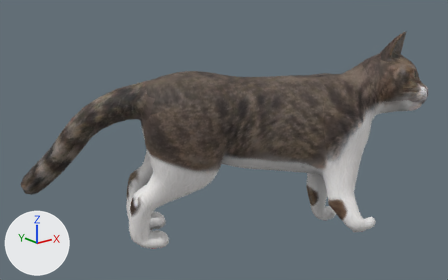
A saved change to the FBX model public/animations/catStanding1.fbx.
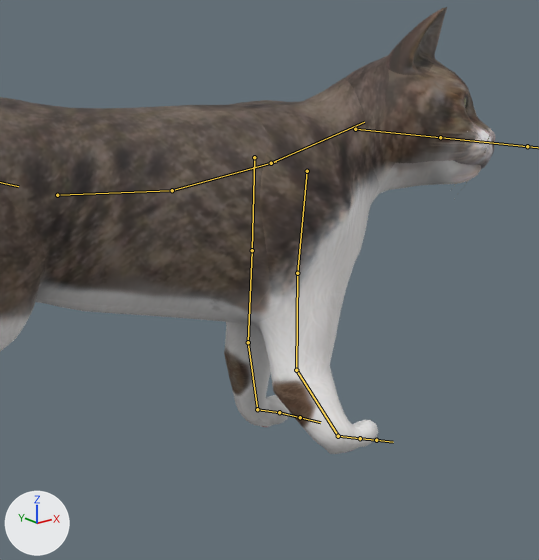
Old and new are each drawn whole from a 50 mm camera at (-12.2, -16.76, 10.64) aimed at (1.92, 0.89, 3.58) and again close up on the part from 46% to 100% of the width and 10% to 100% of the height. The axes (+X, +Y, +Z) are drawn at lower left. The lights are the same throughout. Both versions are drawn at frame 177 of the action 'Armature|Animation Retarget'; the numbers are the values there. The bones that bend it are drawn over the model as lines in the close-ups.

In view in the first close-up: 'high_poly'.
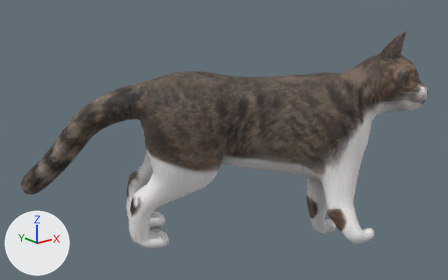
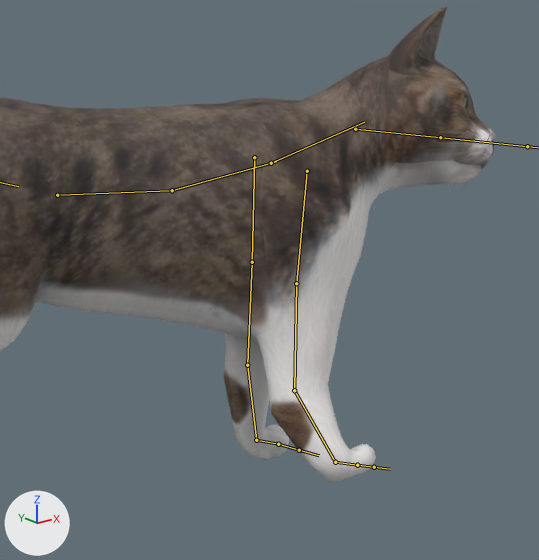
The edits, one by one:
Bone 'Bone.015' (bone_bone_015) is rescaled from (0.94, 1.0, 0.77) to (0.94, 1.1, 0.77).
Bone 'Bone.019' (bone_bone_019) is rescaled from (0.75, 1.0, 0.95) to (0.75, 1.13, 0.95).

Boxes (x1, y1, x2, y2) around the edits, measured in the close-ups (539 x 560 px):
'high_poly', posed: before (0, 7, 495, 454); after (0, 7, 495, 482)
bone 'Bone.015', root to tip: before (307, 171) to (297, 273); after (307, 171) to (296, 283)
bone 'Bone.019', root to tip: before (254, 157) to (252, 250); after (254, 157) to (252, 262)
